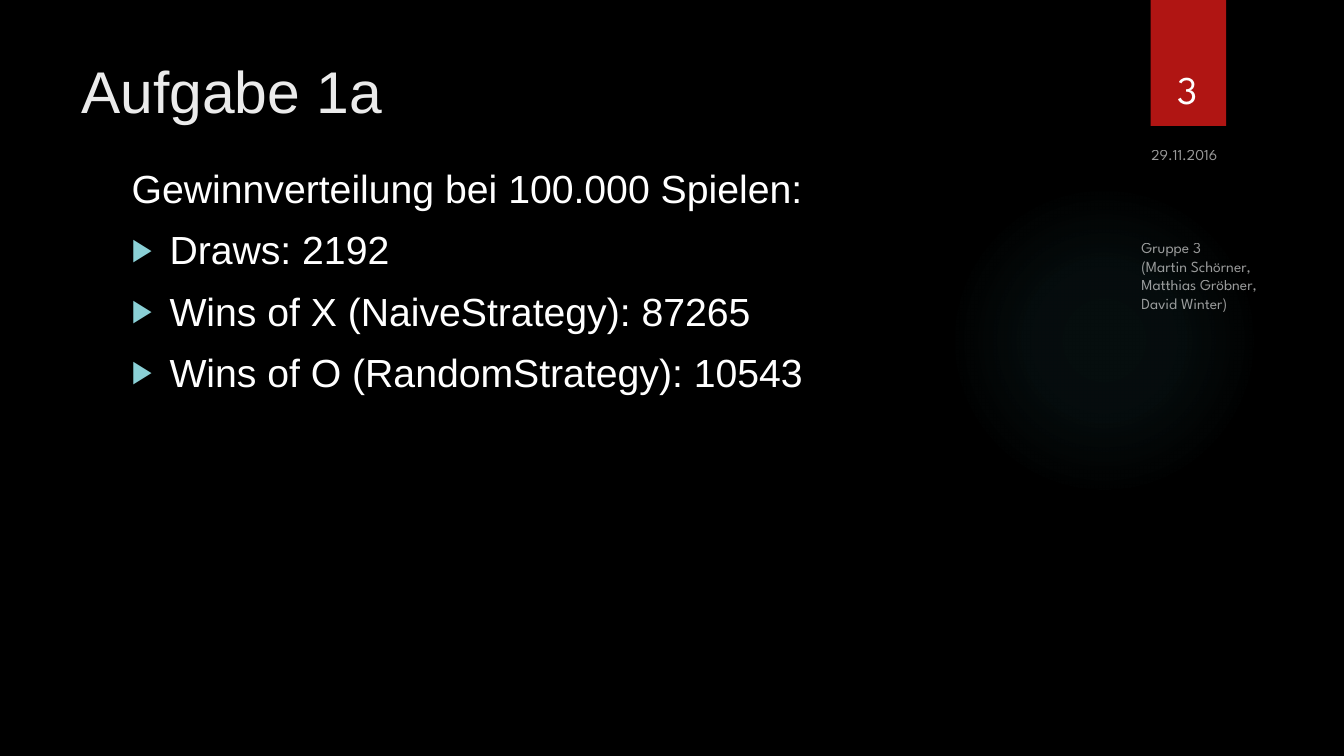
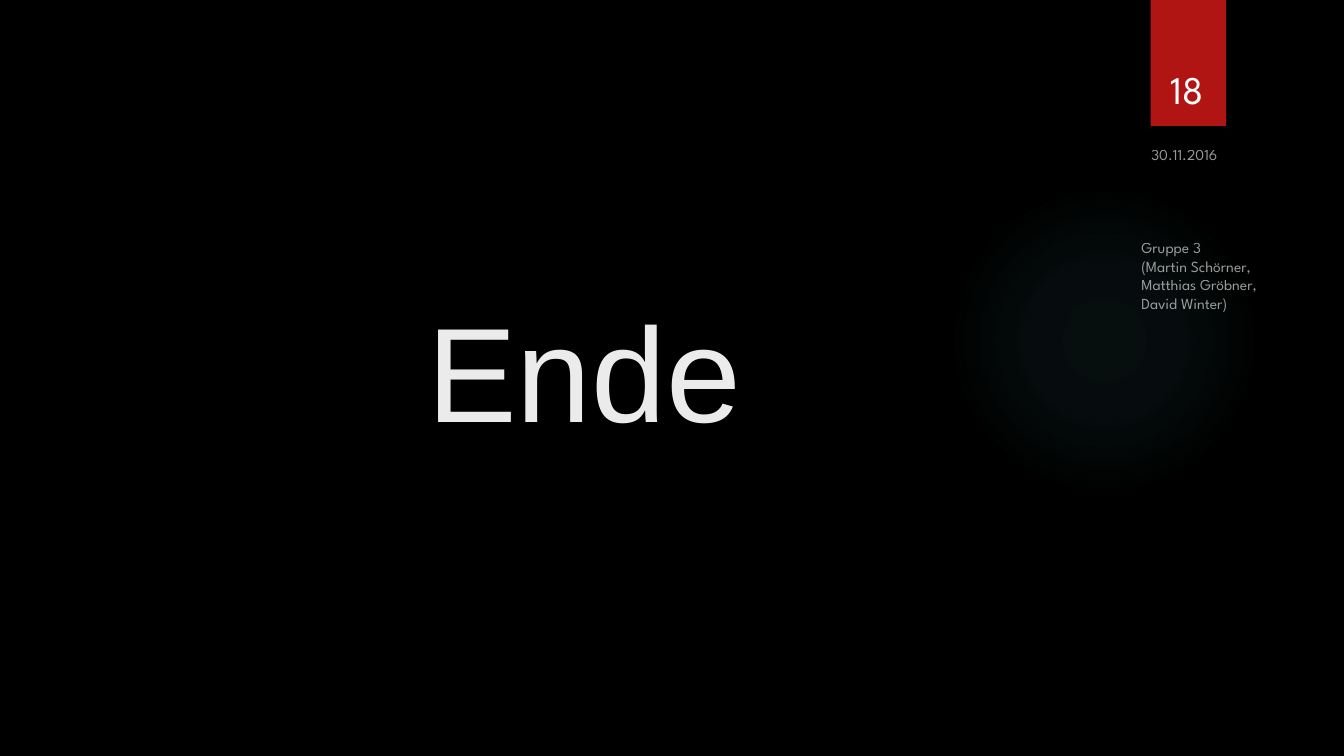
Before and after one commit to SOAS-Uni-Augsburg/ws16-17-group-03, a slide deck: slide 18 of Blatt-06/Präsentation.pptx (slide 3 before the commit). Drawn at 1344x756 pixels with LibreOffice and Linux fonts; fonts in the diff are those of the drawing; background and template pictures are left out. Boxes give left, top, right and bottom in pixels: in the first picture for what was removed or moved away, otherwise in the second. Text is boxed around its words. In the diff, an @@ line names an element or a change of style, - is before the commit and + after.

```diff
--- a/Blatt-06/Präsentation.pptx
+++ b/Blatt-06/Präsentation.pptx
@@ title removed at bbox=[81, 70, 382, 125] @@
-Aufgabe 1a
@@ page number at bbox=[1171, 77, 1204, 105]: text changed @@
-3
+18
@@ text removed at bbox=[132, 174, 803, 395] @@
-Gewinnverteilung bei 100.000 Spielen:
-▶ Draws: 2192
-▶ Wins of X (NaiveStrategy): 87265
-▶ Wins of O (RandomStrategy): 10543
@@ text at bbox=[1151, 150, 1217, 160]: text changed @@
-29.11.2016
+30.11.2016
@@ title added at bbox=[427, 324, 741, 424], 96 pt, text #EBEBEB @@
+Ende
```
Also in this commit, not shown: 5 other slides changed, 12 slides added, 2 slides removed, 9 other files.
